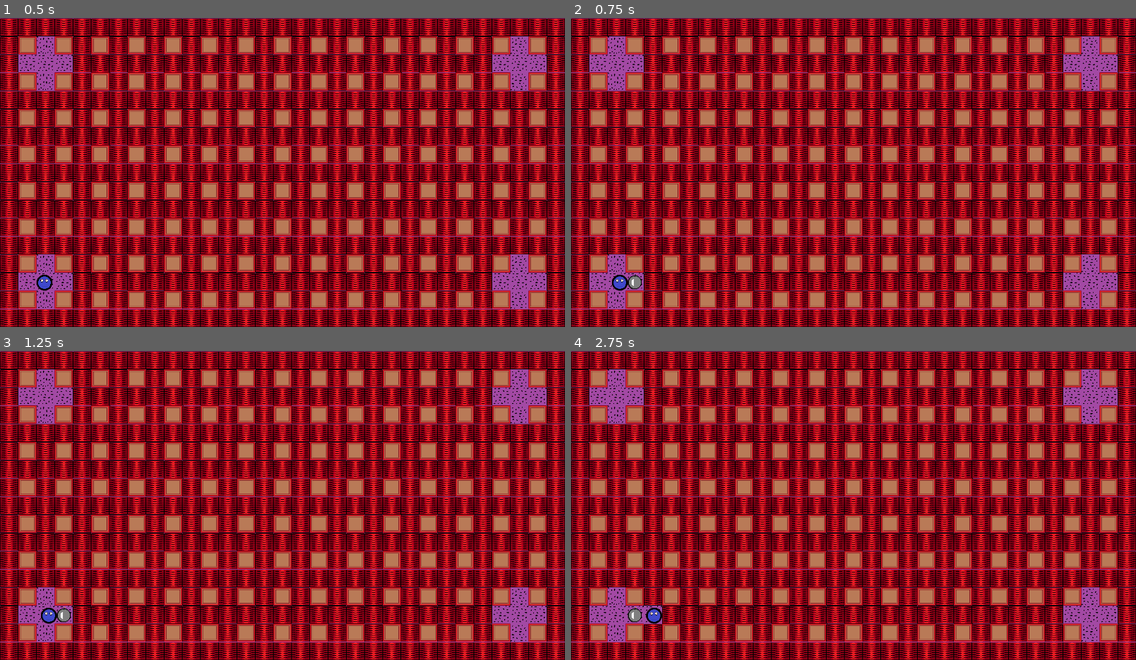
Above: before the commit, frames 1-4 (two rows, left to right).
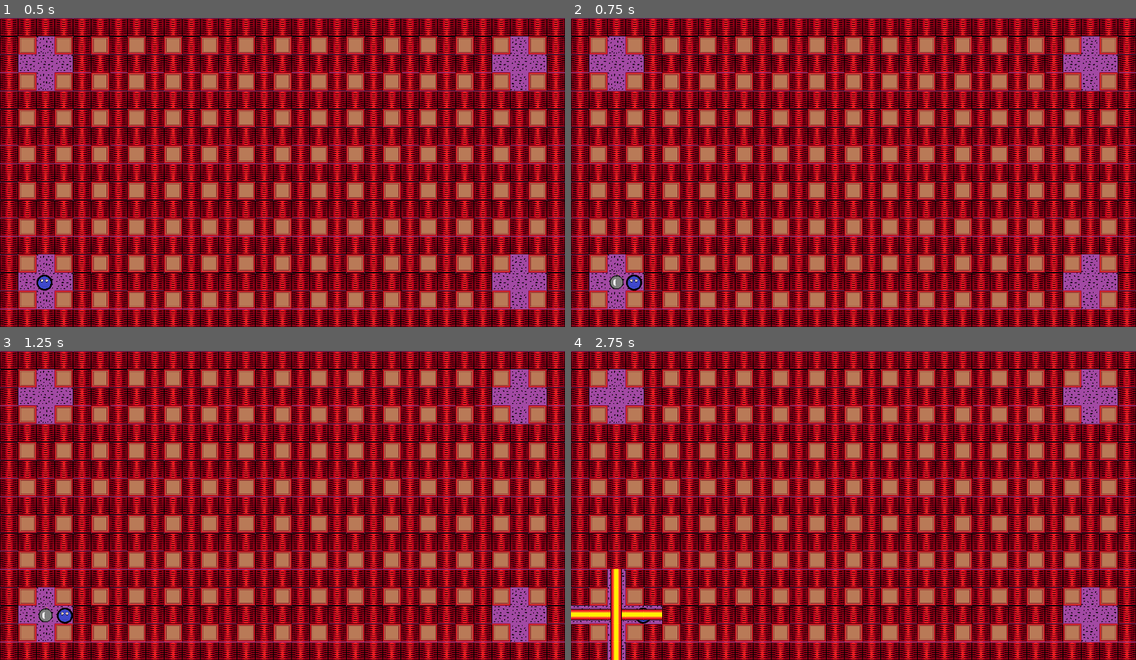
Above: after the commit, the same moments.

Repository: Xeviz/bomberman-remake-project
Game: Godot game, scene res://GameRoom.tscn
The game is run twice, just before and just after one commit, with the same random seed, the same clock (stepped at 60 frames per second) and the same inputs. The project has no main scene, so this scene is started directly.
Inputs:
- Up to frame 1 (0.5 s): no input
- Up to frame 2 (0.75 s): tap Enter at 0.5 s; hold Right (ui_right) from 0.53 s (still down); tap Space (bomb_placed) at 0.6 s
- Up to frame 3 (1.25 s): keep holding Right (ui_right)
- Up to frame 4 (2.75 s): tap Space (bomb_placed) at 1.25, 1.35, 2.1 s; release Right (ui_right) at 1.28 s; hold Down (ui_down) 1.28-2.03 s; tap Enter at 2 s; hold Right (ui_right) from 2.03 s (still down)

Frame 1 is identical in both runs. In frame 2, 0.2% of the frame differs, in the area x 6-13%, y 82-89%; in frame 3, 0.2%; in frame 4, 1.4%, in the area x 0-17%, y 70-100%.

Commit message:
bomb collision

Diff:
--- a/Bomb.gd
+++ b/Bomb.gd
@@ -1,28 +1,38 @@
 extends CharacterBody2D
 
-var time_to_explode = 1
-var bomb_range = 1
+var time_to_explode = 2
+var bomb_range = 2
 var player_name = "1"
 
 
 
 
+
 func _ready():
-	pass # Replace with function body.
+	get_node("CollisionShape2D").disabled = true
 
 func check_if_explode():
 	if time_to_explode<=0:
 		get_tree().root.get_node("GameRoom").remove_child(self)
 		queue_free()
 
+func detect_if_turn_on_collision():
+	var player_pos = get_tree().root.get_node("GameRoom").get_node(player_name).get_player_position_on_map()
+	print(player_pos.x)
+	print(position.x)
+	if(player_pos.x != int(position.x/50) or player_pos.y != int(position.y/50)):
+		get_node("CollisionShape2D").disabled = false
+
 
 func _process(delta):
+
 	time_to_explode -= delta
+	detect_if_turn_on_collision()
 	check_if_explode()
 
 
 
 func _on_tree_exiting():
 
-	get_tree().root.get_node("GameRoom").get_node("1").refill_bomb()
-	get_tree().root.get_node("GameRoom").get_node("1").generate_explosion(self, bomb_range)
+	get_tree().root.get_node("GameRoom").get_node(player_name).refill_bomb()
+	get_tree().root.get_node("GameRoom").get_node(player_name).generate_explosion(self, bomb_range)
--- a/player.gd
+++ b/player.gd
@@ -1,7 +1,7 @@
 extends CharacterBody2D
 
 
-var speed = 300.0
+var speed = 100.0
 var bombs_limit = 1
 var bombs_placed_amount = 0
 
@@ -58,57 +58,59 @@
 
 
 
-	for g in range(explosion_range):
+	for g in range(1, explosion_range+1):
 
 		if blocked_right == false:
-			var right_block = tilemap.get_cell_atlas_coords(1, Vector2i(pos_x+1, pos_y))
+			var right_block = tilemap.get_cell_atlas_coords(1, Vector2i(pos_x+g, pos_y))
 			if right_block == Vector2i(0,2):
-				mapped_explosion.set_cell(0, Vector2i(pos_x+1, pos_y), 1, Vector2i(1, 3), 0)
-				tilemap.set_cell(1, Vector2i(pos_x+1, pos_y), -1, Vector2i(-1, -1), -1)
+				mapped_explosion.set_cell(0, Vector2i(pos_x+g, pos_y), 1, Vector2i(1, 3), 0)
+				tilemap.set_cell(1, Vector2i(pos_x+g, pos_y), -1, Vector2i(-1, -1), -1)
 				blocked_right = true
 			elif right_block == Vector2i(4,0):
 				blocked_right = true
 			else:
-				mapped_explosion.set_cell(0, Vector2i(pos_x+1, pos_y), 1, Vector2i(1, 3), 0)
+				mapped_explosion.set_cell(0, Vector2i(pos_x+g, pos_y), 1, Vector2i(1, 3), 0)
 
 		if blocked_left == false:
-			var left_block = tilemap.get_cell_atlas_coords(1, Vector2i(pos_x-1, pos_y))
+			var left_block = tilemap.get_cell_atlas_coords(1, Vector2i(pos_x-g, pos_y))
 			if left_block == Vector2i(0,2):
-				mapped_explosion.set_cell(0, Vector2i(pos_x-1, pos_y), 1, Vector2i(1, 3), 0)
-				tilemap.set_cell(1, Vector2i(pos_x-1, pos_y), -1, Vector2i(-1, -1), -1)
+				mapped_explosion.set_cell(0, Vector2i(pos_x-g, pos_y), 1, Vector2i(1, 3), 0)
+				tilemap.set_cell(1, Vector2i(pos_x-g, pos_y), -1, Vector2i(-1, -1), -1)
 				blocked_left = true
 			elif left_block == Vector2i(4,0):
-				blocked_right = true
+				blocked_left = true
 			else:
-				mapped_explosion.set_cell(0, Vector2i(pos_x-1, pos_y), 1, Vector2i(1, 3), 0)
+				mapped_explosion.set_cell(0, Vector2i(pos_x-g, pos_y), 1, Vector2i(1, 3), 0)
 
 		if blocked_up == false:
-			var up_block = tilemap.get_cell_atlas_coords(1, Vector2i(pos_x, pos_y+1))
+			var up_block = tilemap.get_cell_atlas_coords(1, Vector2i(pos_x, pos_y+g))
 			if up_block == Vector2i(0,2):
-				mapped_explosion.set_cell(0, Vector2i(pos_x, pos_y+1), 1, Vector2i(0, 3), 0)
-				tilemap.set_cell(1, Vector2i(pos_x, pos_y+1), -1, Vector2i(-1, -1), -1)
+				mapped_explosion.set_cell(0, Vector2i(pos_x, pos_y+g), 1, Vector2i(0, 3), 0)
+				tilemap.set_cell(1, Vector2i(pos_x, pos_y+g), -1, Vector2i(-1, -1), -1)
 				blocked_up = true
 			elif up_block == Vector2i(4,0):
 				blocked_up = true
 			else:
-				mapped_explosion.set_cell(0, Vector2i(pos_x, pos_y+1), 1, Vector2i(0, 3), 0)
+				mapped_explosion.set_cell(0, Vector2i(pos_x, pos_y+g), 1, Vector2i(0, 3), 0)
 
 		if blocked_down == false:
-			var down_block = tilemap.get_cell_atlas_coords(1, Vector2i(pos_x, pos_y-1))
+			var down_block = tilemap.get_cell_atlas_coords(1, Vector2i(pos_x, pos_y-g))
 			if down_block == Vector2i(0,2):
-				mapped_explosion.set_cell(0, Vector2i(pos_x, pos_y-1), 1, Vector2i(0, 3), 0)
-				tilemap.set_cell(1, Vector2i(pos_x, pos_y-1), -1, Vector2i(-1, -1), -1)
+				mapped_explosion.set_cell(0, Vector2i(pos_x, pos_y-g), 1, Vector2i(0, 3), 0)
+				tilemap.set_cell(1, Vector2i(pos_x, pos_y-g), -1, Vector2i(-1, -1), -1)
 				blocked_down = true
 			elif down_block == Vector2i(4,0):
 				blocked_down = true
 			else:
-				mapped_explosion.set_cell(0, Vector2i(pos_x, pos_y-1), 1, Vector2i(0, 3), 0)
+				mapped_explosion.set_cell(0, Vector2i(pos_x, pos_y-g), 1, Vector2i(0, 3), 0)
 
 	get_tree().root.get_node("GameRoom").add_child(mapped_explosion)
 
 func refill_bomb():
 	bombs_placed_amount-=1
 
+func get_player_position_on_map():
+	return tilemap.local_to_map(position)
 
 func _process(delta):
 
